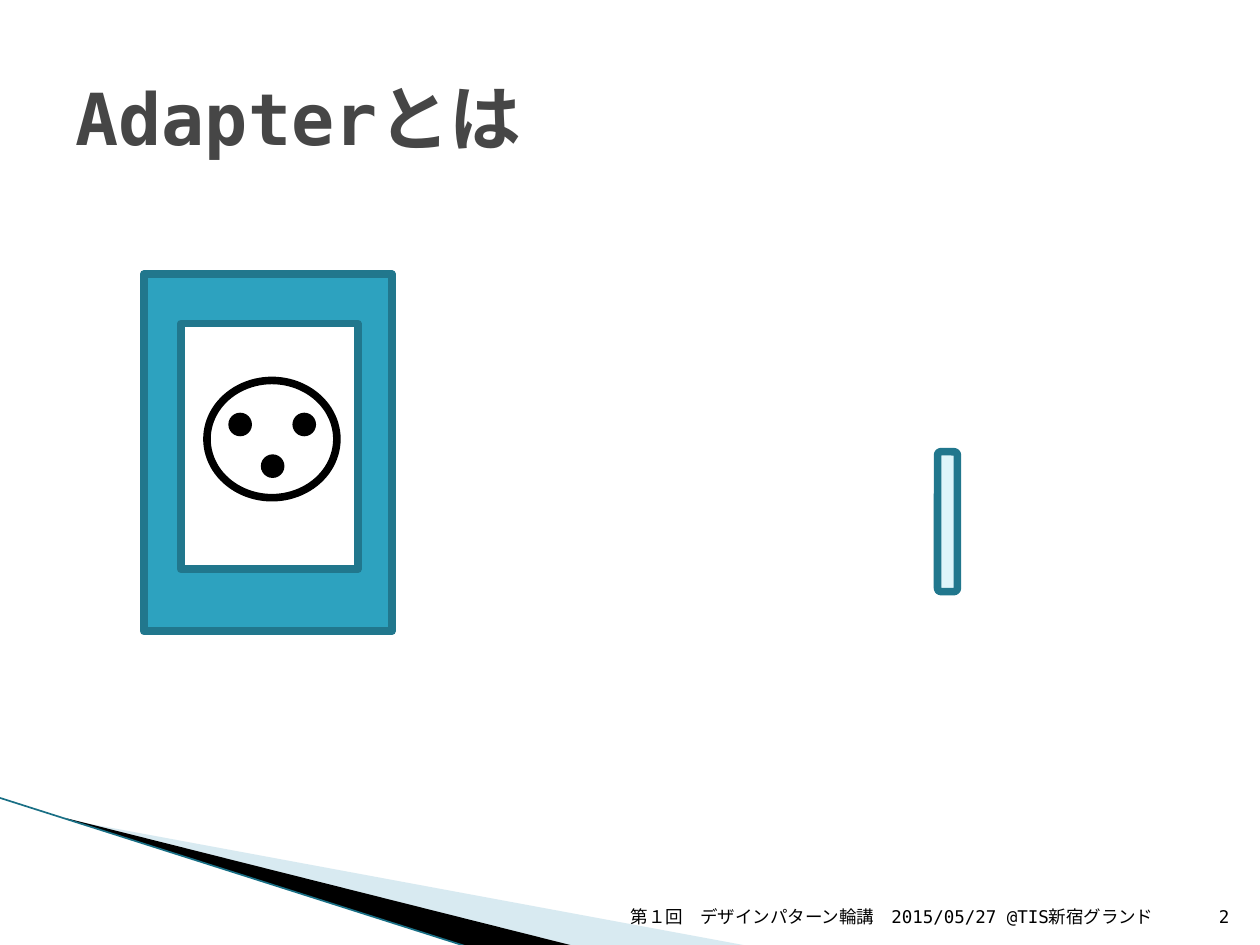
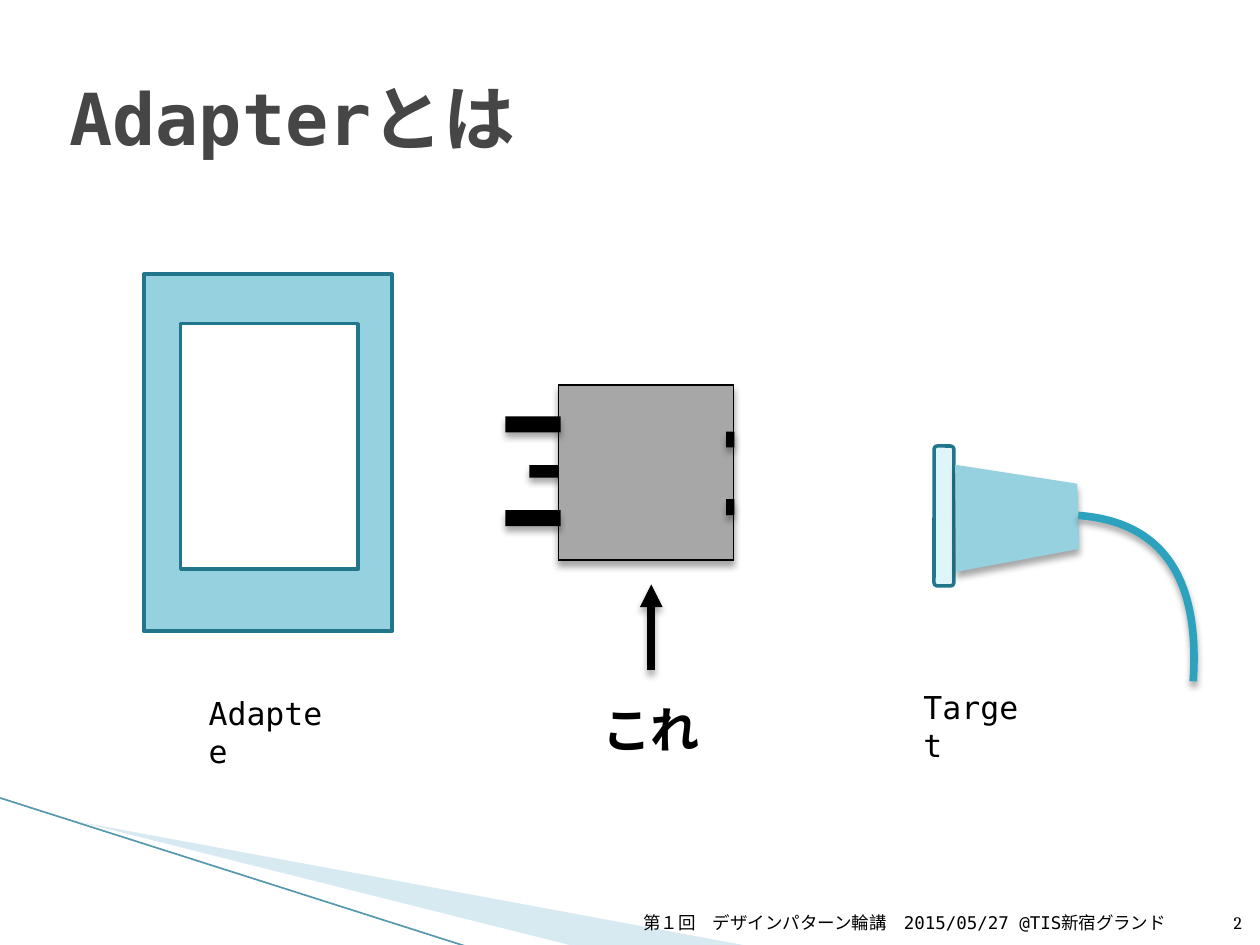
Before and after one commit to Takatymo/Design_Patern, a slide deck: slide 2 of Design_Patern/Adapter.pptx. Drawn at 1260x945 pixels with LibreOffice and Linux fonts; fonts in the diff are those of the drawing; background and template pictures are left out. Boxes give left, top, right and bottom in pixels: in the first picture for what was removed or moved away, otherwise in the second. Text is boxed around its words. In the diff, an @@ line names an element or a change of style, - is before the commit and + after.

```diff
--- a/Design_Patern/Adapter.pptx
+++ b/Design_Patern/Adapter.pptx
@@ title "Adapterとは": place and size @@
-title "Adapterとは" at <box>75,88,521,160</box>
+title "Adapterとは" at <box>69,88,515,160</box>
@@ rectangle at <box>144,275,392,631</box>: fill #2DA2BF to #96D1DF; outline #21788D 4.33 pt to #21768B 2 pt @@
@@ rectangle at <box>180,324,358,570</box>: outline #21788D 4.33 pt to #21768B 2 pt @@
@@ ellipse removed at <box>207,381,336,498</box> @@
@@ ellipse removed at <box>228,413,252,437</box> @@
@@ ellipse removed at <box>292,413,316,437</box> @@
@@ rounded rectangle: place and size @@
-rounded rectangle at <box>937,452,958,592</box>
+rounded rectangle at <box>934,446,954,586</box>
@@ rounded rectangle at <box>934,446,954,586</box>: outline #21788D 4.33 pt to #21768B 2 pt; proportions changed @@
@@ ellipse removed at <box>261,455,285,479</box> @@
@@ freeform shape added at <box>955,465,1079,572</box>, fill #96D1DF @@
@@ freeform shape added at <box>1079,515,1194,682</box>, outline #2DA2BF 4.33 pt @@
@@ group added at <box>505,386,733,751</box>: 6 rectangles, 1 text, 1 arrow @@
+これ
@@ text added at <box>203,688,336,743</box>, 18 pt, text #000000 @@
+Adaptee
@@ text added at <box>924,688,1032,743</box>, 18 pt, text #000000 @@
+Target
@@ line (0, 798) - (467, 945): stroke #97C5D8 0.95 pt to #5699AD 0.95 pt @@
@@ freeform shape removed at <box>67,818,576,945</box> @@
@@ freeform shape at <box>69,819,750,945</box>: fill #A0CBDC at 40% opacity to #9DCADC at 40% opacity @@
@@ text "第１回 デザインパターン輪講 2015/05/27 @TIS新宿グランド": place and size @@
-text "第１回 デザインパターン輪講 2015/05/27 @TIS新宿グランド" at <box>631,908,1154,926</box>
+text "第１回 デザインパターン輪講 2015/05/27 @TIS新宿グランド" at <box>643,914,1166,932</box>
@@ page number at <box>1234,917,1242,929</box>: font DejaVu Sans Mono to Cambria @@
```
Also in this commit, not shown: 3 other slides changed, 1 other file.
